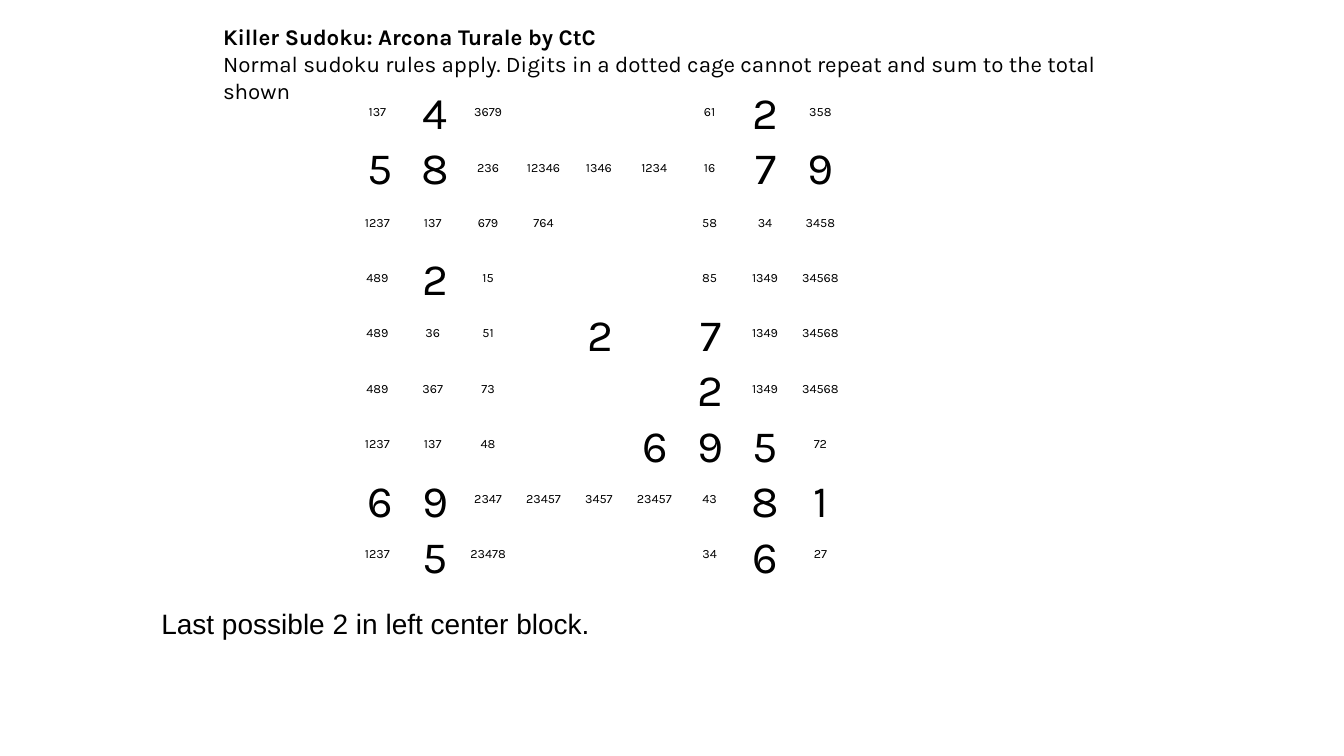
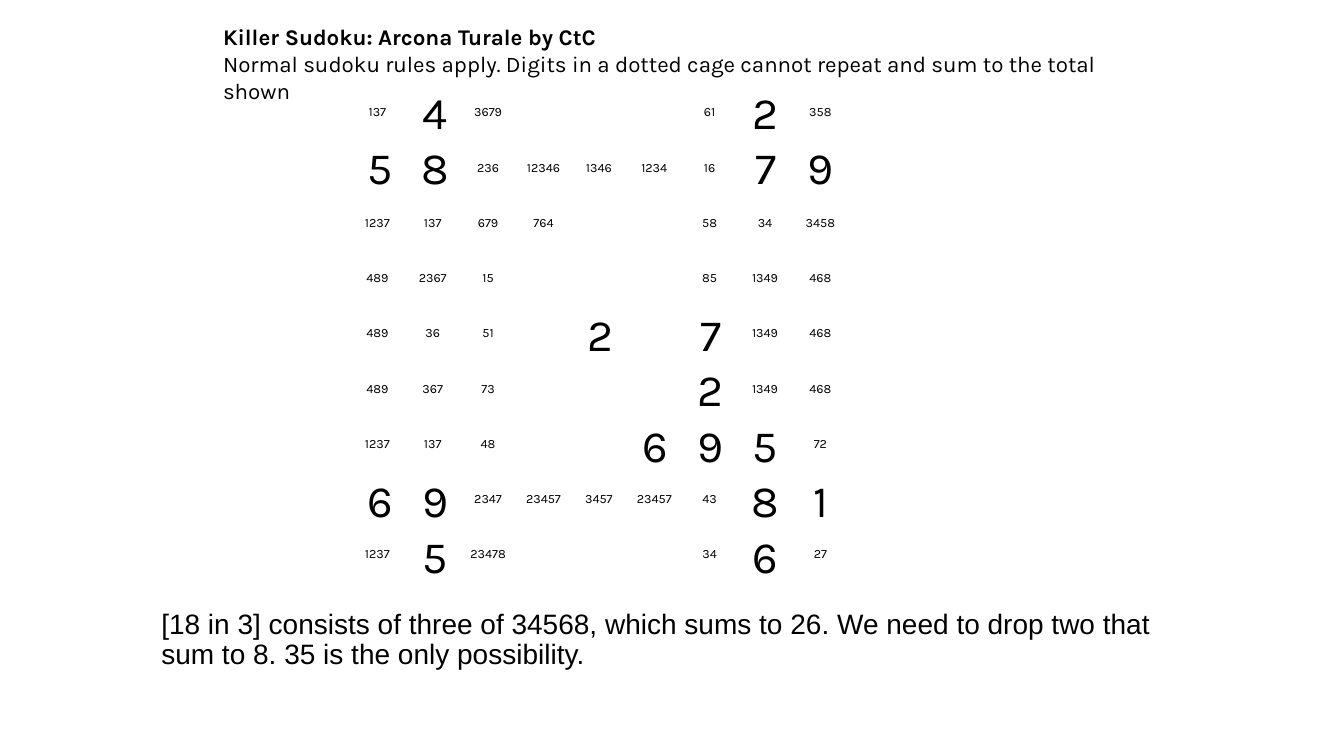
Before and after one commit to jhardis/WSJ_Number_Puzzles, a slide deck: slide 36 of 20261003_1.pptx. Drawn at 1344x756 pixels with LibreOffice and Linux fonts; fonts in the diff are those of the drawing; background and template pictures are left out. Boxes give left, top, right and bottom in pixels: in the first picture for what was removed or moved away, otherwise in the second. Text is boxed around its words. In the diff, an @@ line names an element or a change of style, - is before the commit and + after.

```diff
--- a/20261003_1.pptx
+++ b/20261003_1.pptx
@@ text removed at (422, 266, 448, 295) @@
-2
@@ text added at (419, 274, 447, 282), 9 pt, text #000000 @@
+2367
@@ text at (809, 274, 831, 282): text changed @@
-34568
+468
@@ text at (809, 329, 831, 337): text changed @@
-34568
+468
@@ text at (809, 385, 831, 393): text changed @@
-34568
+468
@@ text at (161, 613, 1150, 669): text changed @@
-Last possible 2 in left center block.
+[18 in 3] consists of three of 34568, which sums to 26. We need to drop two that sum to 8. 35 is the only possibility.
```
Also in this commit, not shown: 26 other slides changed, 4 slides removed.
